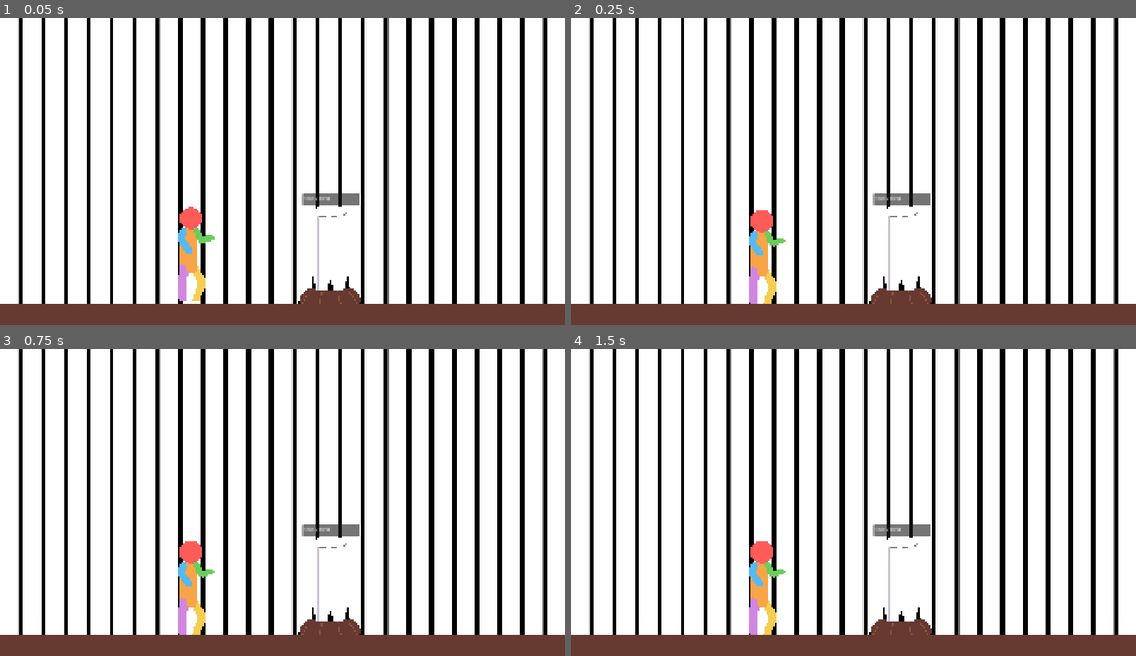
Above: before the commit, frames 1-4 (two rows, left to right).
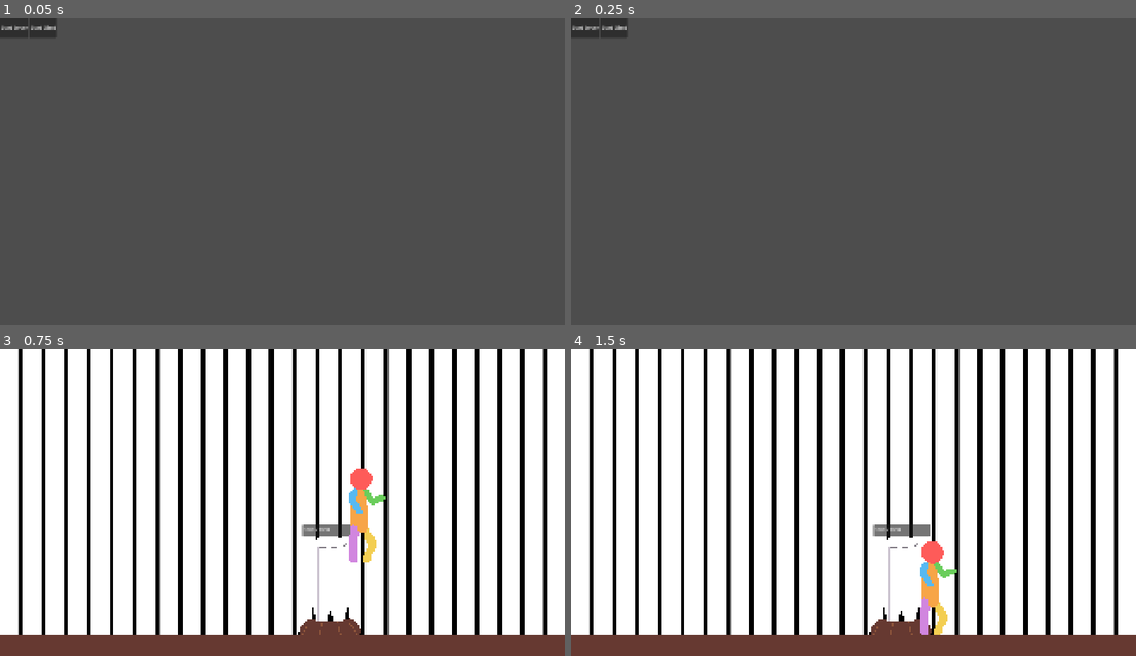
Above: after the commit, the same moments.

Repository: aludnier/2D-Fighting-Game
Game: Godot game, scene res://scene/menu.tscn
Two runs of this game, one before a commit and one after it. Both use one fixed random seed, a clock stepped at 60 frames per second and the inputs below. Before the commit the project starts from res://scene/game.tscn.
Inputs (mouse positions are in pixels of both pictures, inside the frame that each line leads up to):
- Up to frame 1 (0.05 s): no input
- Up to frame 2 (0.25 s): no input
- Up to frame 3 (0.75 s): click (16, 358) at 0.5 s, where only the run after the commit has a clickable "Start Server"
- Up to frame 4 (1.5 s): hold D (right movement) from 1.28 s (still down); hold P (Heavy Attack) from 1.28 s (still down)

The runs differ from the first frame. In frame 1, 100% of the frame differs, in the area x 0-100%, y 0-100%; in frame 2, 100%; in frame 3, 2.1%; in frame 4, 2.1%.
Error before the commit: Invalid access to property or key 'animation' on a base object of type 'Nil'. (res://script/Character.gd:70)
Error after the commit: Invalid access to property or key 'animation' on a base object of type 'Nil'. (res://script/Character.gd:75)

Commit message:
feat: 19 add multiplayer on local host

Diff:
--- a/project.godot
+++ b/project.godot
@@ -11,13 +11,14 @@
 [application]
 
 config/name="2D-fighting game"
-run/main_scene="uid://dra8gjxffm6x3"
+run/main_scene="uid://bgscodq5x7op1"
 config/features=PackedStringArray("4.7", "GL Compatibility")
 config/icon="res://icon.svg"
 
 [autoload]
 
 AttackDataClass="*uid://cri3atyjms1vq"
+NetworkHandler="*uid://b3kcttsuulskf"
 
 [display]
 
--- a/scene/character.tscn
+++ b/scene/character.tscn
@@ -146,6 +146,11 @@
 
 [sub_resource type="RectangleShape2D" id="RectangleShape2D_p3t0x"]
 
+[sub_resource type="SceneReplicationConfig" id="SceneReplicationConfig_x6pvx"]
+properties/0/path = NodePath(".:position")
+properties/0/spawn = true
+properties/0/replication_mode = 1
+
 [node name="Player" type="CharacterBody2D" unique_id=140332153 node_paths=PackedStringArray("state_machine") groups=["character"]]
 collision_layer = 3
 collision_mask = 3
@@ -219,6 +224,9 @@
 script = ExtResource("12_x6pvx")
 metadata/_custom_type_script = "uid://dhk37p80m5buj"
 
+[node name="MultiplayerSynchronizer" type="MultiplayerSynchronizer" parent="." unique_id=1388162321]
+replication_config = SubResource("SceneReplicationConfig_x6pvx")
+
 [connection signal="animation_finished" from="AnimatedSprite2D" to="." method="_on_animated_sprite_2d_animation_finished"]
 [connection signal="frame_changed" from="AnimatedSprite2D" to="." method="_on_animated_sprite_2d_frame_changed"]
 [connection signal="body_entered" from="hitboxes" to="hitboxes" method="_on_body_entered"]
--- a/scene/game.tscn
+++ b/scene/game.tscn
@@ -3,12 +3,13 @@
 [ext_resource type="Texture2D" uid="uid://ceu11klbc65tt" path="res://asset/background/basic-bg.png" id="1_dbls1"]
 [ext_resource type="Texture2D" uid="uid://bt14hui2nfrns" path="res://asset/background/basic-floor.png" id="2_33cqm"]
 [ext_resource type="PackedScene" uid="uid://dsdhts8mopp33" path="res://scene/character.tscn" id="3_33cqm"]
+[ext_resource type="Script" uid="uid://da1xp2m6j6gba" path="res://script/network/multiplayer_spawner.gd" id="4_p1ry8"]
 [ext_resource type="PackedScene" uid="uid://cimrosa3bxl2e" path="res://scene/puching_bag.tscn" id="4_xwcet"]
 
 [sub_resource type="RectangleShape2D" id="RectangleShape2D_e2o6t"]
 size = Vector2(2125, 46)
 
-[node name="Node2D" type="Node2D" unique_id=2109215383]
+[node name="game" type="Node2D" unique_id=2109215383]
 
 [node name="Camera2D" type="Camera2D" parent="." unique_id=911313955]
 
@@ -29,5 +30,10 @@
 [node name="puching-bag" parent="." unique_id=1367791818 instance=ExtResource("4_xwcet")]
 position = Vector2(167, 276)
 
-[node name="Player" parent="." unique_id=140332153 instance=ExtResource("3_33cqm")]
-position = Vector2(-334, 264)
+[node name="MultiplayerSpawner" type="MultiplayerSpawner" parent="." unique_id=1309595375]
+_spawnable_scenes = PackedStringArray("uid://dsdhts8mopp33")
+spawn_path = NodePath("../player_spawn")
+script = ExtResource("4_p1ry8")
+player_scene = ExtResource("3_33cqm")
+
+[node name="player_spawn" type="Node" parent="." unique_id=532456411]
--- /dev/null
+++ b/scene/menu.tscn
@@ -0,0 +1,32 @@
+[gd_scene format=3 uid="uid://bgscodq5x7op1"]
+
+[ext_resource type="Script" uid="uid://534x1vmin3yp" path="res://script/network/networkUI.gd" id="1_e5g8k"]
+[ext_resource type="PackedScene" uid="uid://dra8gjxffm6x3" path="res://scene/game.tscn" id="2_8hxod"]
+
+[node name="NetworkUI" type="Control" unique_id=1778671469]
+layout_mode = 3
+anchor_right = 0.27
+anchor_bottom = 0.192
+offset_right = -534.60004
+offset_bottom = -207.36
+script = ExtResource("1_e5g8k")
+next_scene = ExtResource("2_8hxod")
+
+[node name="HBoxContainer" type="BoxContainer" parent="." unique_id=1073895258]
+layout_mode = 1
+offset_right = 199.0
+offset_bottom = 70.0
+size_flags_horizontal = 4
+size_flags_vertical = 4
+
+[node name="Server" type="Button" parent="HBoxContainer" unique_id=680178895]
+layout_mode = 2
+text = "Start Server"
+
+[node name="Client" type="Button" parent="HBoxContainer" unique_id=1323243001]
+layout_mode = 2
+text = "Start Client
+"
+
+[connection signal="pressed" from="HBoxContainer/Server" to="." method="_on_server_pressed"]
+[connection signal="pressed" from="HBoxContainer/Client" to="." method="_on_client_pressed"]
--- a/script/Character.gd
+++ b/script/Character.gd
@@ -47,10 +47,15 @@
 var jumping: bool = false
 var falling: bool = false
 
+func _enter_tree() -> void:
+	set_multiplayer_authority(name.to_int())
+
 func _ready() -> void:
 	state_machine.change_state(state_machine.Idle)
 
 func _physics_process(delta):
+	if !is_multiplayer_authority():
+		return
 	if not is_on_floor():
 		velocity.y += gravity * delta
 	else:
@@ -73,6 +78,8 @@
 	attack_frame = 0
 
 func _unhandled_input(event: InputEvent) -> void:
+	if !is_multiplayer_authority():
+		return
 	state_machine.handle_input(event)
 
 func reset_attack():
--- /dev/null
+++ b/script/network/multiplayer_spawner.gd
@@ -0,0 +1,19 @@
+extends MultiplayerSpawner
+
+@export var player_scene: PackedScene
+
+func _ready() -> void:
+	multiplayer.peer_connected.connect(spawn_player)
+
+	if multiplayer.is_server():
+		spawn_player(1)
+
+func spawn_player(id: int) -> void:
+	if !multiplayer.is_server():
+		return
+
+	var player: CharacterBody2D = player_scene.instantiate()
+	player.position.x = 200
+	player.name = str(id)
+
+	get_node(spawn_path).call_deferred("add_child", player)
--- /dev/null
+++ b/script/network/networkUI.gd
@@ -0,0 +1,13 @@
+extends Control
+
+
+@export var next_scene : PackedScene
+
+func _on_server_pressed() -> void:
+	NetworkHandler.start_server()
+	get_tree().change_scene_to_packed(next_scene)
+
+
+func _on_client_pressed() -> void:
+	NetworkHandler.start_client()
+	get_tree().change_scene_to_packed(next_scene)
--- /dev/null
+++ b/script/network/network_handler.gd
@@ -0,0 +1,34 @@
+extends Node
+
+const IP_ADRESS = "localhost"
+const PORT: int = 42068
+
+var peer: ENetMultiplayerPeer
+
+func _ready():
+	multiplayer.peer_connected.connect(_peer_connected)
+	multiplayer.peer_disconnected.connect(_peer_disconnected)
+
+func _peer_connected(id):
+	print("Joueur connecté :", id)
+
+func _peer_disconnected(id):
+	print("Joueur déconnecté :", id)
+
+func start_server() -> void:
+	peer = ENetMultiplayerPeer.new()
+	var error = peer.create_server(PORT, 1)
+	if error != OK:
+		print("Erreur création serveur :", error)
+		return
+	multiplayer.multiplayer_peer = peer
+	print("Serveur lancé sur le port ", PORT)
+
+func start_client() -> void:
+	peer = ENetMultiplayerPeer.new()
+	var error = peer.create_client(IP_ADRESS, PORT)
+	if error != OK:
+		print("Erreur connexion serveur :", error)
+		return
+	multiplayer.multiplayer_peer = peer
+	print("Connexion au serveur...")
Not shown, added: script/network/multiplayer_spawner.gd.uid
Not shown, added: script/network/networkUI.gd.uid
Not shown, added: script/network/network_handler.gd.uid
